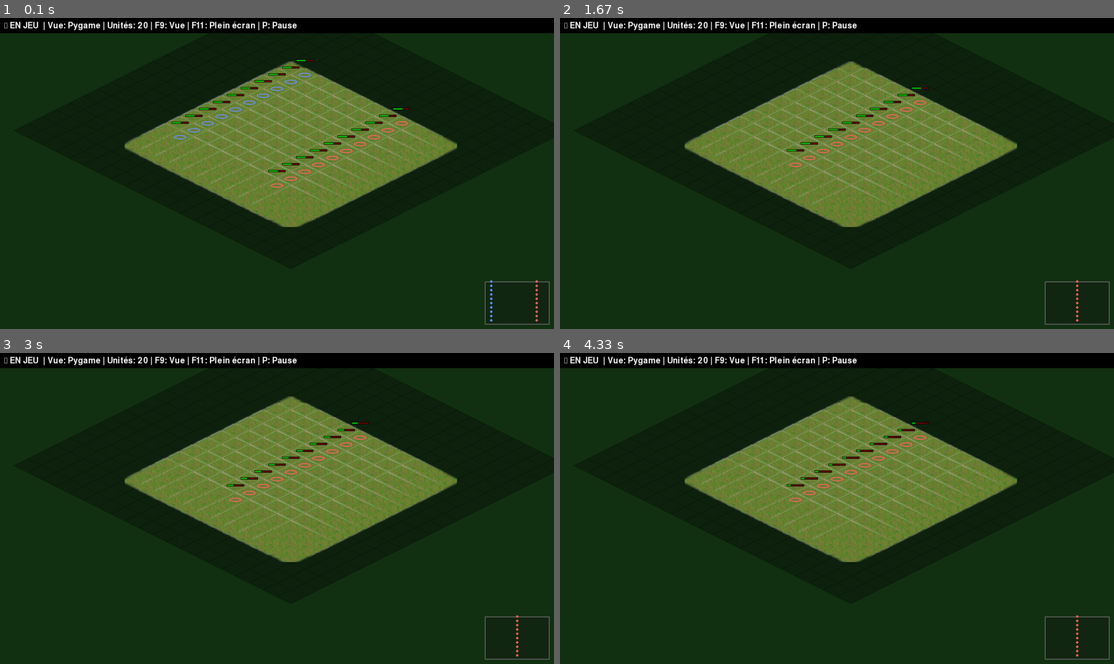
Above: before the commit, frames 1-4 (two rows, left to right).
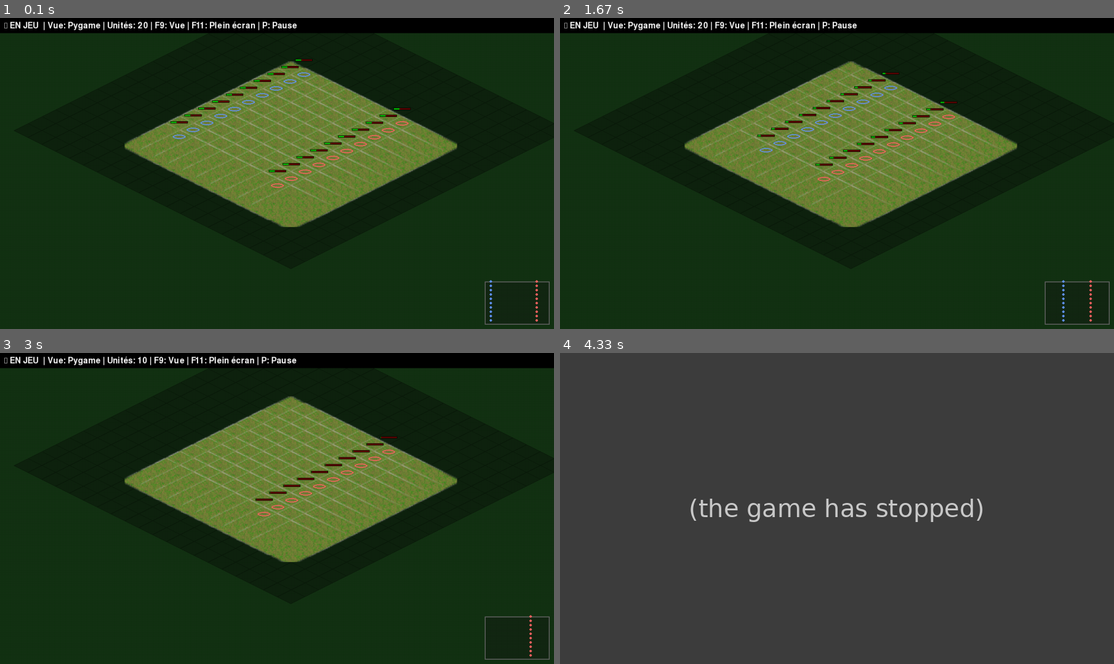
Above: after the commit, the same moments.

Repository: ItzzNolan/Project_Python
Game: pygame game, started from scenario/scenario_pygame.py
Two runs of this game, one before a commit and one after it. Both use one fixed random seed, a clock stepped at 60 frames per second and the inputs below.
Inputs:
- Up to frame 1 (0.1 s): no input
- Up to frame 2 (1.67 s): no input
- Up to frame 3 (3 s): no input
- Up to frame 4 (4.33 s): no input

The runs differ from the first frame. In frame 1, 0.7% of the frame differs, in the area x 30-89%, y 13-98%; in frame 2, 1.4%; in frame 3, 1.3%; in frame 4, 100%, in the area x 0-100%, y 0-100%.
After the commit the program exited at 3 s; later frames show no game.

Commit message:
Crossbowman

Diff:
--- a/scenario/scenario_pygame.py
+++ b/scenario/scenario_pygame.py
@@ -20,12 +20,12 @@
     # --- MajorDAFT (joueur 1) BLEU
     for x in range(1):
         for y in range(10):
-            jeu.ajouter_unite("Pikeman",x,y,0)
+            jeu.ajouter_unite("Crossbowman",x,y,0)
 
     # --- CaptainBraindead (joueur 2) ROUGE
     for x in range(9, 10):
         for y in range(10):
-            jeu.ajouter_unite("Pikeman",x,y,1)
+            jeu.ajouter_unite("Crossbowman",x,y,1)
 
     # 4. Lancer le jeu avec l'interface Pygame
     vue = VuePygame(10, 10)
